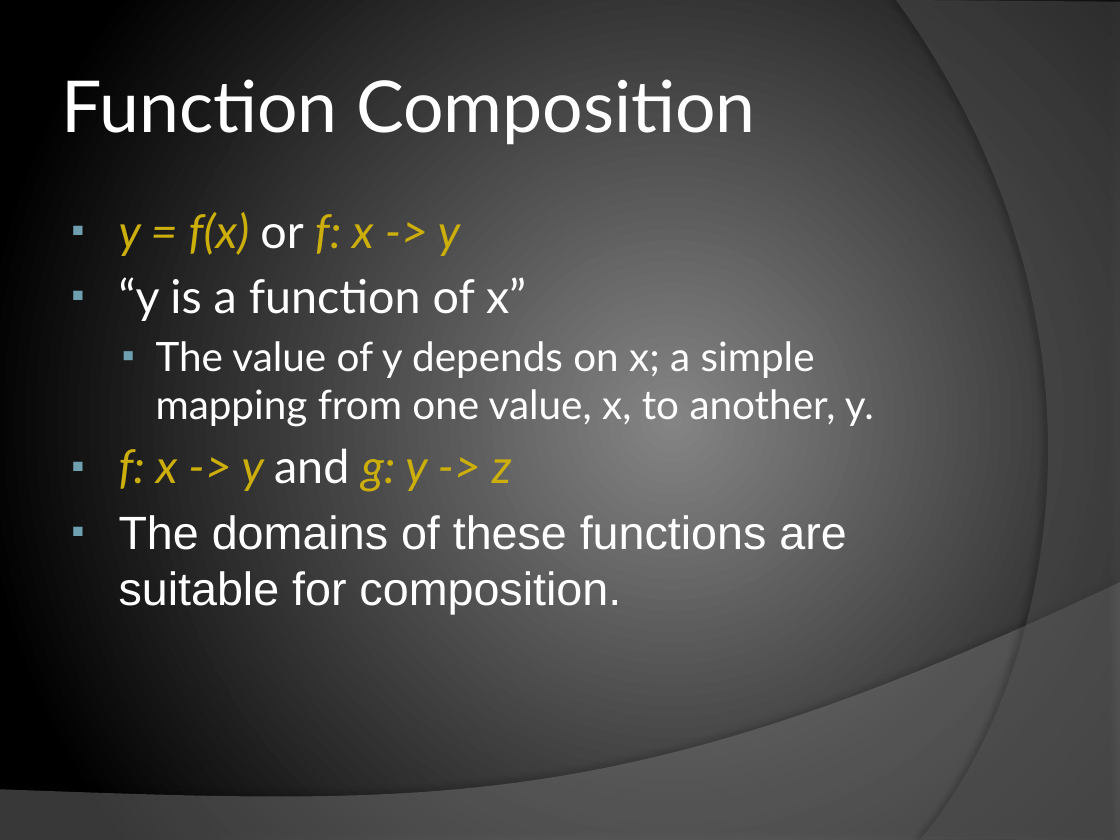
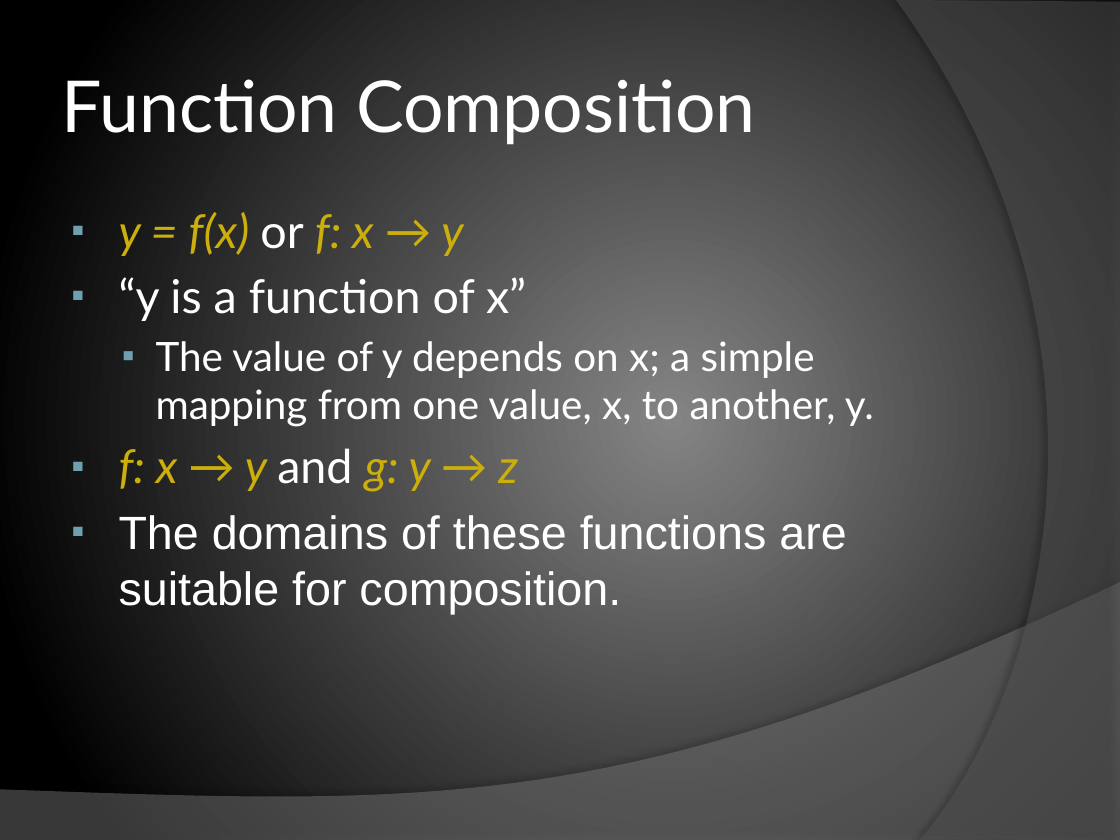
Before and after one commit to chrislewis/JaxFunc_0_ImperativelyFunctional, a slide deck: slide 17 of JaxFunc.pptx. Drawn at 1120x840 pixels with LibreOffice and Linux fonts; fonts in the diff are those of the drawing. Boxes give left, top, right and bottom in pixels: in the first picture for what was removed or moved away, otherwise in the second. Text is boxed around its words. In the diff, an @@ line names an element or a change of style, - is before the commit and + after.

```diff
--- a/JaxFunc.pptx
+++ b/JaxFunc.pptx
@@ text at bbox=[119, 212, 463, 256]: text changed @@
-▪ y = f(x) or f: x -> y
+▪ y = f(x) or f: x → y
@@ text at bbox=[119, 448, 518, 492]: text changed @@
-▪ f: x -> y and g: y -> z
+▪ f: x → y and g: y → z
```
Also in this commit, not shown: 1 other slide changed.
